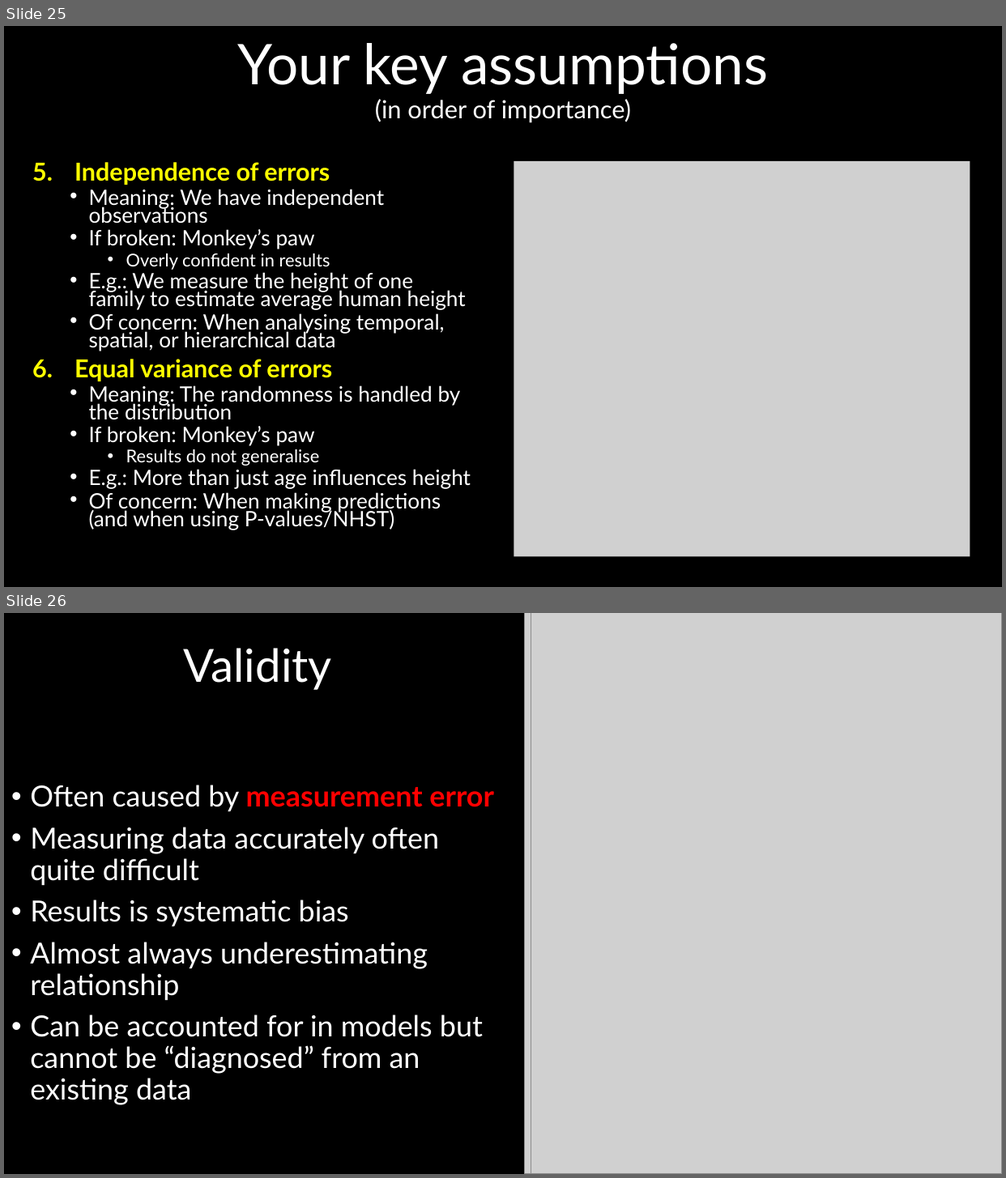
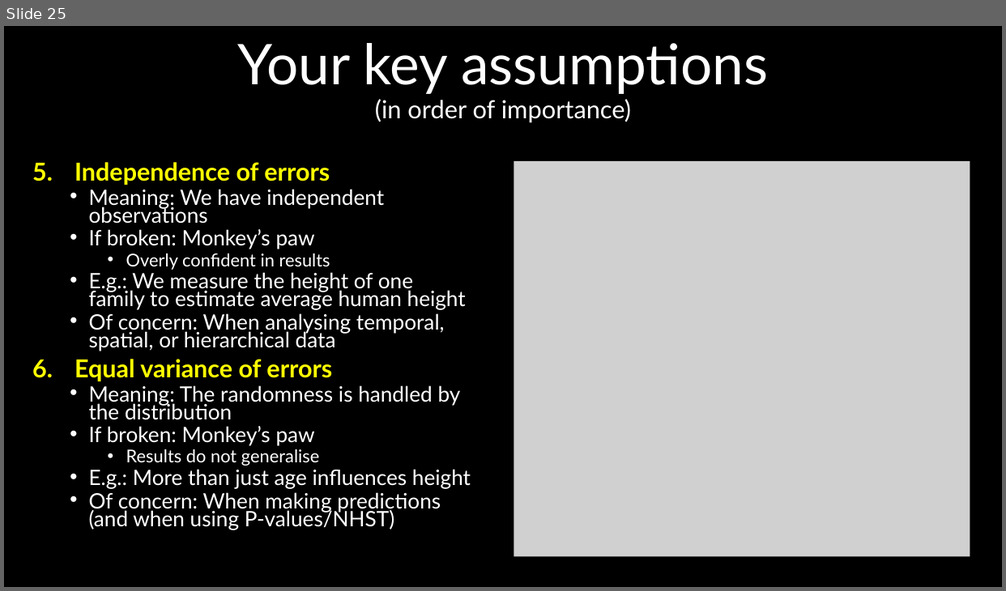
Before and after one commit to DeonRoos/stats-for-biologists, a slide deck: Lectures/Lecture 01.2 Introduction to linear models.pptx. Shown one above the other, each under a label of ours: slides 25 and 26 before the commit, slide 25 after it. The pictures are 1006x1178 and 1006x591 pixels, drawn with LibreOffice and Linux fonts; fonts in the diff are those of the drawing; grey boxes stand for pictures. Boxes give left, top, right and bottom in pixels: in the first picture for what was removed or moved away, otherwise in the second. Text is boxed around its words. In the diff, an @@ line names an element or a change of style, - is before the commit and + after.

```diff
--- a/Lectures/Lecture 01.2 Introduction to linear models.pptx
+++ b/Lectures/Lecture 01.2 Introduction to linear models.pptx
@@ slide 26 removed at <box>4,613,1002,1174</box>, background #000000 @@
@@ picture removed at <box>524,613,1002,1174</box> @@
@@ picture removed at <box>531,613,1002,1174</box> @@
@@ title removed at <box>183,648,331,690</box> @@
-Validity
@@ text removed at <box>30,785,493,1105</box> @@
-• Often caused by measurement error
-• Measuring data accurately often quite difficult
-• Results is systematic bias
-• Almost always underestimating relationship
-• Can be accounted for in models but cannot be “diagnosed” from an existing data
```
Also in this commit, not shown: 7 slides changed, 4 slides added, 6 other slides removed, 12 other files.
